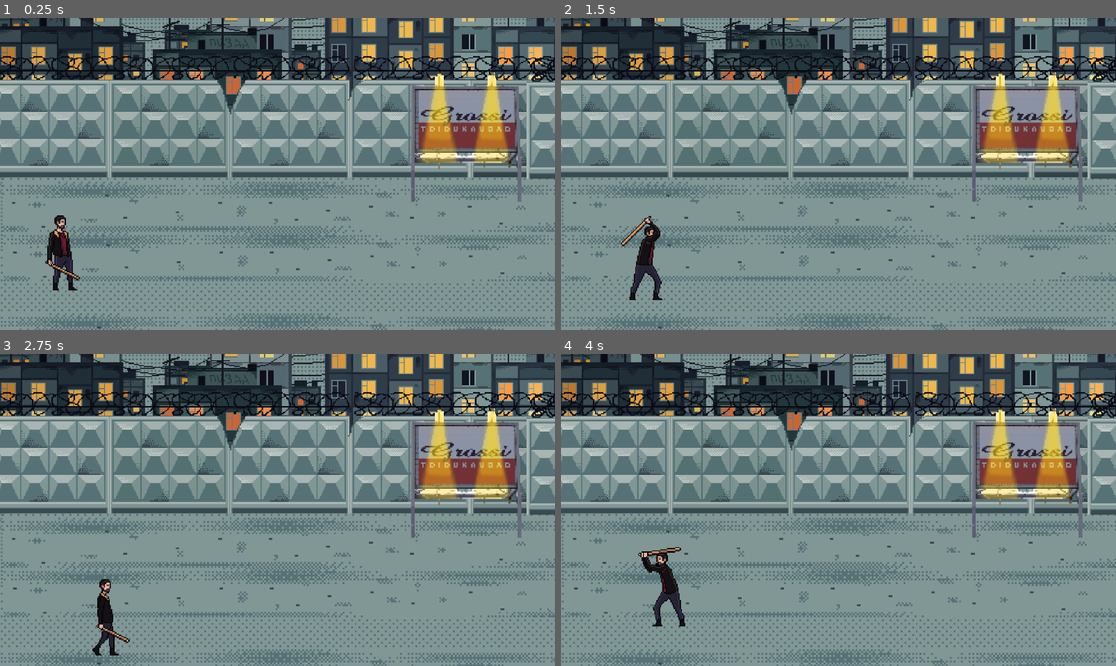
Above: before the commit, frames 1-4 (two rows, left to right).
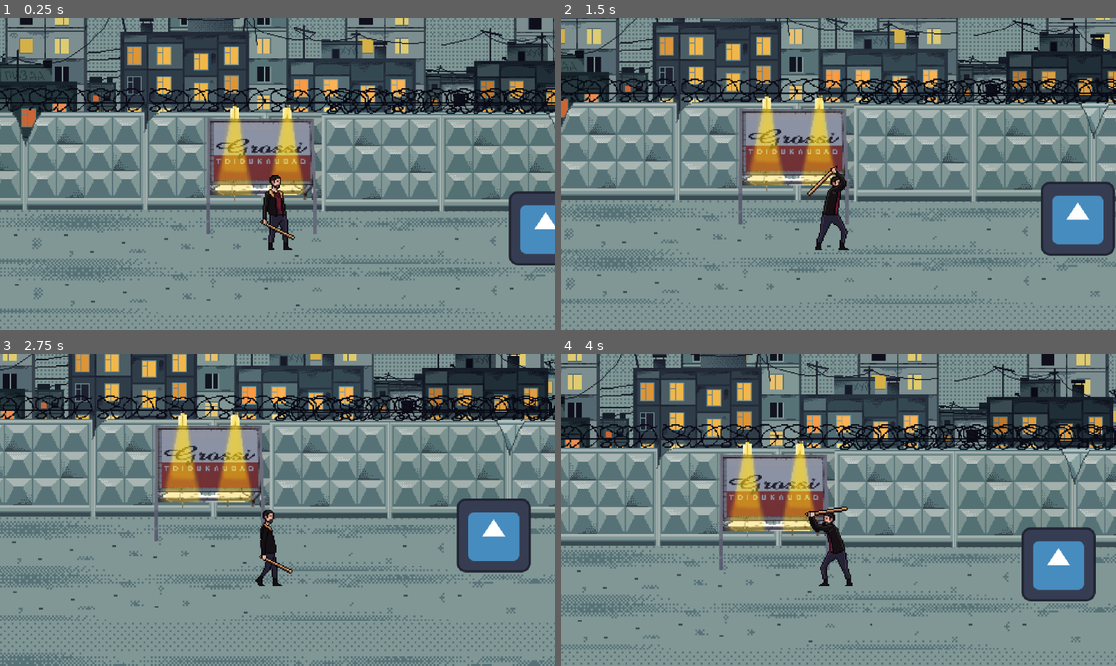
Above: after the commit, the same moments.

Repository: yahve0110/gamejam2
Game: Godot game, scene res://game.tscn
Two runs of this game, one before a commit and one after it. Both use one fixed random seed, a clock stepped at 60 frames per second and the inputs below. Before the commit the project starts from res://scenes/world.tscn. The engine's default icon, where the game draws it, is replaced by a stand-in: a white triangle on a blue panel in a dark square.
Inputs:
- Up to frame 1 (0.25 s): no input
- Up to frame 2 (1.5 s): hold Right (ui_right) 0.53-1.28 s; tap E (attack) at 0.6, 1.35 s; hold Down (ui_down) from 1.28 s (still down)
- Up to frame 3 (2.75 s): release Down (ui_down) at 2.03 s; hold Right (ui_right) from 2.03 s (still down); tap E (attack) at 2.1 s
- Up to frame 4 (4 s): release Right (ui_right) at 2.78 s; hold Up (ui_up) 2.78-3.53 s; tap E (attack) at 2.85, 3.6 s; hold Left (ui_left) from 3.53 s (still down)

The runs differ from the first frame. In frame 1, 59% of the frame differs, in the area x 0-100%, y 0-100%; in frame 2, 57%; in frame 3, 53%; in frame 4, 61%.

Commit message:
structure

Diff:
--- /dev/null
+++ b/game.tscn
@@ -0,0 +1,18 @@
+[gd_scene load_steps=5 format=3 uid="uid://dj61p83ded6tq"]
+
+[ext_resource type="PackedScene" uid="uid://d05pugvhl1igh" path="res://scenes/world.tscn" id="1_yngwx"]
+[ext_resource type="PackedScene" uid="uid://ug1ryecyx75e" path="res://scenes/character_body_2d.tscn" id="2_2a3ra"]
+[ext_resource type="PackedScene" uid="uid://rdiewg66ggjc" path="res://scenes/enemy/path_2d.tscn" id="3_3aulb"]
+[ext_resource type="PackedScene" uid="uid://chs4eymjbswru" path="res://scenes/enemy/enemy.tscn" id="4_1hngc"]
+
+[node name="game" type="Node2D"]
+
+[node name="world" parent="." instance=ExtResource("1_yngwx")]
+
+[node name="player" parent="." instance=ExtResource("2_2a3ra")]
+position = Vector2(417, 487)
+
+[node name="Path2D" parent="." instance=ExtResource("3_3aulb")]
+position = Vector2(649, 534)
+
+[node name="enemy" parent="Path2D" instance=ExtResource("4_1hngc")]
--- a/project.godot
+++ b/project.godot
@@ -11,7 +11,7 @@
 [application]
 
 config/name="bar2"
-run/main_scene="res://scenes/world.tscn"
+run/main_scene="res://game.tscn"
 config/features=PackedStringArray("4.2", "Mobile")
 config/icon="res://icon.svg"
 
--- /dev/null
+++ b/scenes/enemy/enemy.tscn
@@ -0,0 +1,26 @@
+[gd_scene load_steps=4 format=3 uid="uid://chs4eymjbswru"]
+
+[ext_resource type="Texture2D" uid="uid://dpimegjsic2vs" path="res://icon.svg" id="1_uwuap"]
+
+[sub_resource type="RectangleShape2D" id="RectangleShape2D_odt4j"]
+size = Vector2(64, 64)
+
+[sub_resource type="SpriteFrames" id="SpriteFrames_riduh"]
+animations = [{
+"frames": [{
+"duration": 1.0,
+"texture": ExtResource("1_uwuap")
+}],
+"loop": true,
+"name": &"default",
+"speed": 5.0
+}]
+
+[node name="enemy" type="CharacterBody2D"]
+
+[node name="CollisionShape2D" type="CollisionShape2D" parent="."]
+shape = SubResource("RectangleShape2D_odt4j")
+
+[node name="AnimatedSprite2D" type="AnimatedSprite2D" parent="."]
+scale = Vector2(0.5, 0.5)
+sprite_frames = SubResource("SpriteFrames_riduh")
--- /dev/null
+++ b/scenes/enemy/path_2d.gd
@@ -0,0 +1,12 @@
+extends Path2D
+
+@export var
+
+# Called when the node enters the scene tree for the first time.
+func _ready():
+	pass # Replace with function body.
+
+
+# Called every frame. 'delta' is the elapsed time since the previous frame.
+func _process(delta):
+	pass
--- /dev/null
+++ b/scenes/enemy/path_2d.tscn
@@ -0,0 +1,14 @@
+[gd_scene load_steps=2 format=3 uid="uid://rdiewg66ggjc"]
+
+[sub_resource type="Curve2D" id="Curve2D_yvk1d"]
+_data = {
+"points": PackedVector2Array(0, 0, 0, 0, 0, 0, 0, 0, 0, 0, 64, 64, 0, 0, 0, 0, 0, 128, 0, 0, 0, 0, 0, 0)
+}
+point_count = 4
+
+[node name="Path2D" type="Path2D"]
+curve = SubResource("Curve2D_yvk1d")
+
+[node name="PathFollow2D" type="PathFollow2D" parent="."]
+rotation = 0.785398
+rotates = false
--- a/scenes/world.tscn
+++ b/scenes/world.tscn
@@ -8,7 +8,6 @@
 [ext_resource type="Texture2D" uid="uid://cnsbwinhtkhuy" path="res://assets/post_soviet_city_parallax/post_soviet_city_parallax/layer_8_fg_buildings.png" id="8_goaay"]
 [ext_resource type="Texture2D" uid="uid://b0ug48w3hrx1d" path="res://assets/post_soviet_city_parallax/post_soviet_city_parallax/grossi3.PNG" id="9_menyq"]
 [ext_resource type="Texture2D" uid="uid://b80wv1g47eskg" path="res://assets/post_soviet_city_parallax/post_soviet_city_parallax/layer_9_wall.png" id="9_qx8eh"]
-[ext_resource type="PackedScene" uid="uid://ug1ryecyx75e" path="res://scenes/character_body_2d.tscn" id="10_juiw4"]
 
 [node name="world" type="Node2D"]
 
@@ -617,9 +616,6 @@
 [node name="Layer9Wall12" type="Sprite2D" parent="."]
 position = Vector2(2847.48, 416)
 texture = ExtResource("9_qx8eh")
-
-[node name="CharacterBody2D" parent="." instance=ExtResource("10_juiw4")]
-position = Vector2(54, 550)
 
 [node name="Grossi3" type="Sprite2D" parent="."]
 position = Vector2(400, 488)
Not shown: 1 places in scenes/world.tscn that only renumber resources
